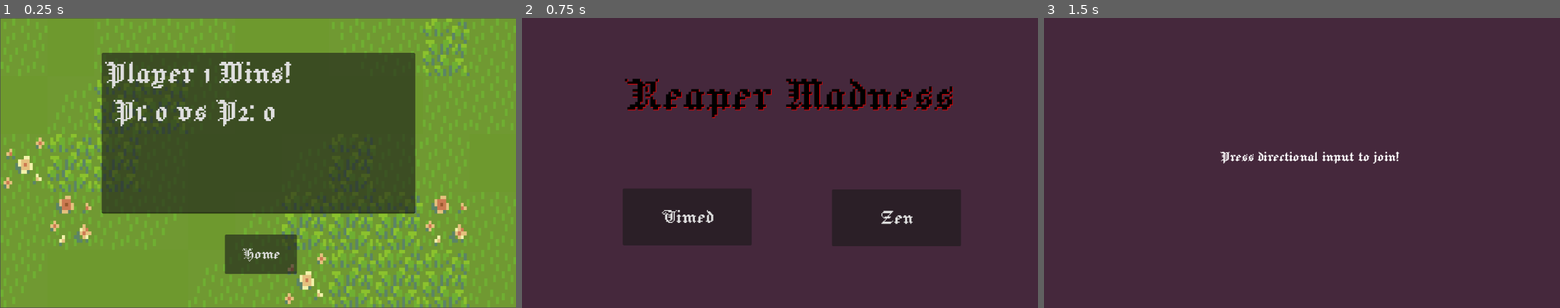
Above: before the commit, frames 1-3 (left to right).
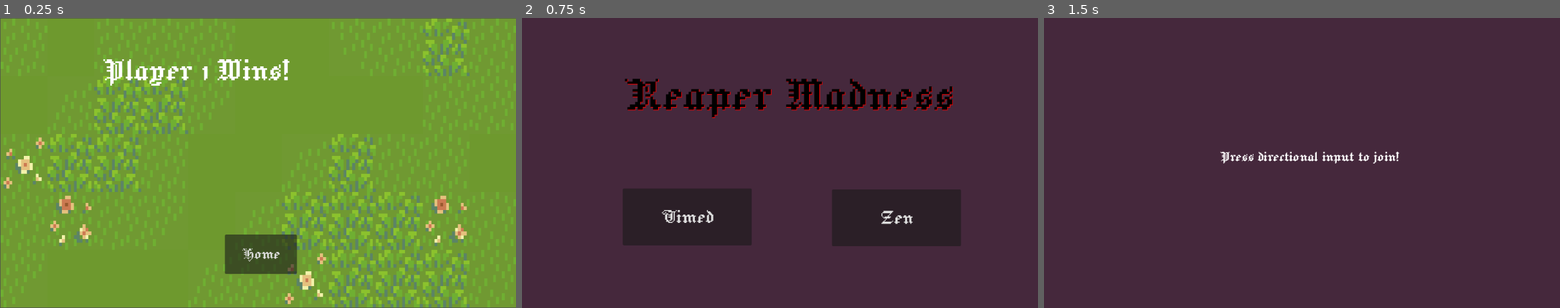
Above: after the commit, the same moments.

Repository: reniby/catfight
Game: Godot game, scene res://scenes/end_screen.tscn
Same seed, same stepped clock (60 frames per second), same inputs: the game is played once before the commit and once after it. This scene is started directly instead of the project's main scene.
Inputs:
- Up to frame 1 (0.25 s): no input
- Up to frame 2 (0.75 s): click "Home" at 0.5 s
- Up to frame 3 (1.5 s): click "Timed" at 1.25 s

The runs differ from the first frame. In frame 1, 34% of the frame differs, in the area x 19-81%, y 12-68%; in frame 2, nothing differs; in frame 3, nothing differs.

Commit message:
score screen updates

Diff:
--- a/project.godot
+++ b/project.godot
@@ -12,7 +12,7 @@
 
 config/name="catfight"
 run/main_scene="res://scenes/menu.tscn"
-config/features=PackedStringArray("4.4", "GL Compatibility")
+config/features=PackedStringArray("4.3", "GL Compatibility")
 config/icon="res://icon.svg"
 
 [autoload]
@@ -21,7 +21,6 @@
 
 [display]
 
-window/size/mode=3
 window/stretch/mode="viewport"
 
 [gui]
--- a/scenes/end_screen.tscn
+++ b/scenes/end_screen.tscn
@@ -10,7 +10,7 @@
 scale = Vector2(1.63636, 2.01875)
 texture = ExtResource("1_msdr5")
 
-[node name="Score" type="TextEdit" parent="."]
+[node name="Score" type="Label" parent="."]
 offset_left = 227.0
 offset_top = 78.0
 offset_right = 927.0
--- a/scripts/catfight.gd
+++ b/scripts/catfight.gd
@@ -29,12 +29,18 @@
 			player_scores[i].text = str(Globals.scores[i])
 
 func _on_game_timer_timeout() -> void:
-	#Globals.scores[0] = player_1.score
-	#Globals.scores[1] = player_2.score
-	#if player_1.score > player_2.score:
-		#Globals.winner = 1
-	#elif player_1.score < player_2.score:
-		#Globals.winner = 2
-	#else:
-		#Globals.winner = 0
+	var winners = find_all_indices(Globals.scores, Globals.scores.max())
+	print(Globals.scores.max())
+	print(winners)
+	if len(winners) ==  1:
+		Globals.winner = winners[0] + 1
+	else:
+		Globals.winner = 0
 	get_tree().change_scene_to_file("res://scenes/end_screen.tscn")
+
+func find_all_indices(array_to_search: Array, target_element) -> Array:
+	var indices: Array = []
+	for i in range(array_to_search.size()):
+		if array_to_search[i] == target_element:
+			indices.append(i)
+	return indices
--- a/scripts/score_screen.gd
+++ b/scripts/score_screen.gd
@@ -1,11 +1,15 @@
-extends TextEdit
+extends Label
 
 func _process(delta: float) -> void:
 	if Globals.winner == 0:
 		text = "It's a tie! woo xD"
 	else:
 		text = "Player " + str(Globals.winner) + " Wins!"
-	text += "\n P1: " + str(Globals.scores[0]) + " vs P2: " + str(Globals.scores[1])
+	#text += "\n P1: " + str(Globals.scores[0]) + " vs P2: " + str(Globals.scores[1]) + " "
+
+	for i in range(len(Globals.players)):
+		if Globals.players[i]:
+			text += "\n P%d: " % (i+1) + str(Globals.scores[i])
 
 func _on_button_pressed() -> void:
 	Globals.resetGlobals()
